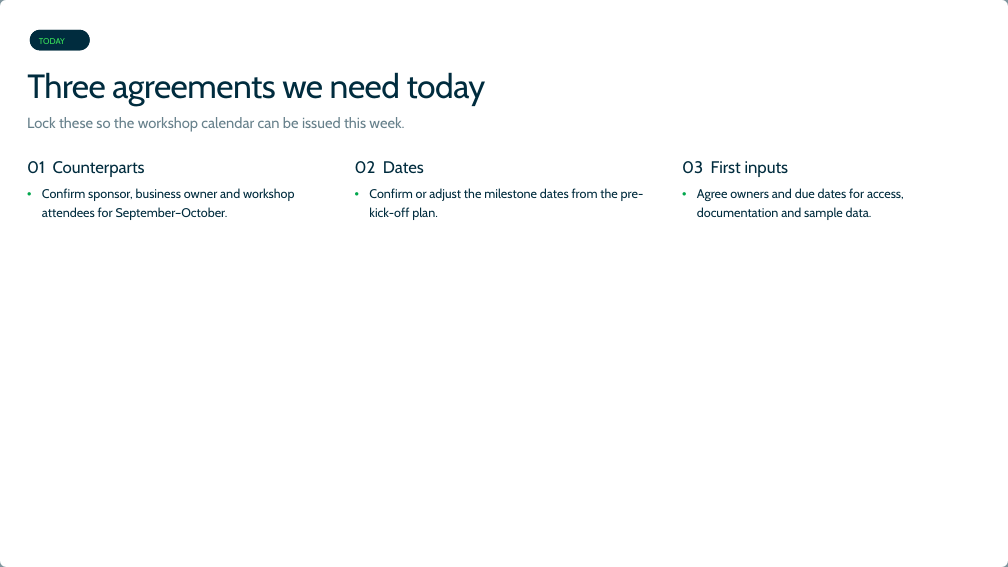
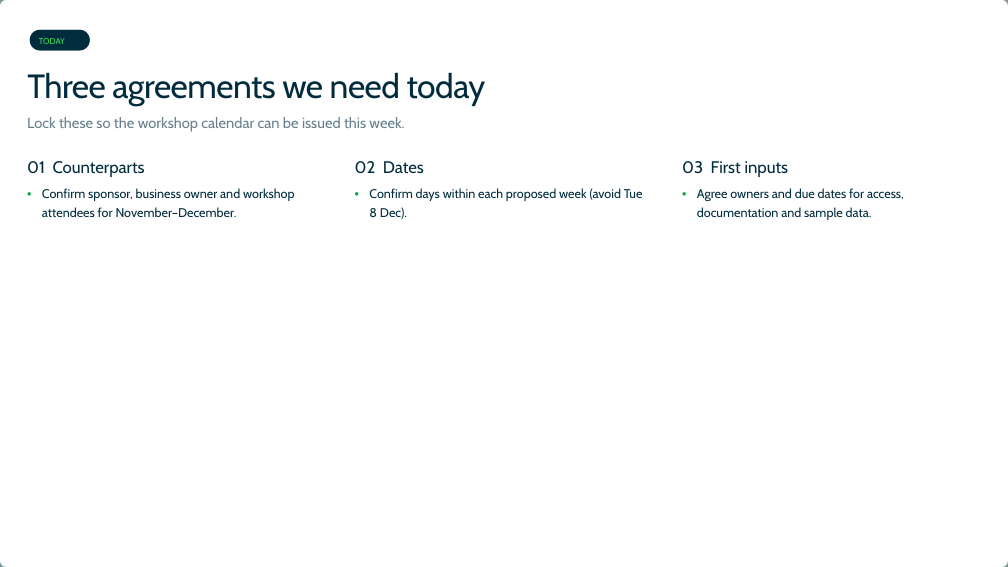
Before and after one commit to vandenbosschekevin-dev/dev, a slide deck: slide 23 of deliverables/Intesa_Sanpaolo_FINREP_RRH_PDS_Workshop_Kick-off.pptx. Drawn at 1008x567 pixels with LibreOffice and Linux fonts; fonts in the diff are those of the drawing; background and template pictures are left out. Boxes give left, top, right and bottom in pixels: in the first picture for what was removed or moved away, otherwise in the second. Text is boxed around its words. In the diff, an @@ line names an element or a change of style, - is before the commit and + after.

```diff
--- a/deliverables/Intesa_Sanpaolo_FINREP_RRH_PDS_Workshop_Kick-off.pptx
+++ b/deliverables/Intesa_Sanpaolo_FINREP_RRH_PDS_Workshop_Kick-off.pptx
@@ text at [42, 188, 295, 217]: text changed @@
-• Confirm sponsor, business owner and workshop attendees for September–October.
+• Confirm sponsor, business owner and workshop attendees for November–December.
@@ text at [369, 188, 643, 219]: text changed @@
-• Confirm or adjust the milestone dates from the pre-kick-off plan.
+• Confirm days within each proposed week (avoid Tue 8 Dec).
```
Also in this commit, not shown: 5 other slides changed.
